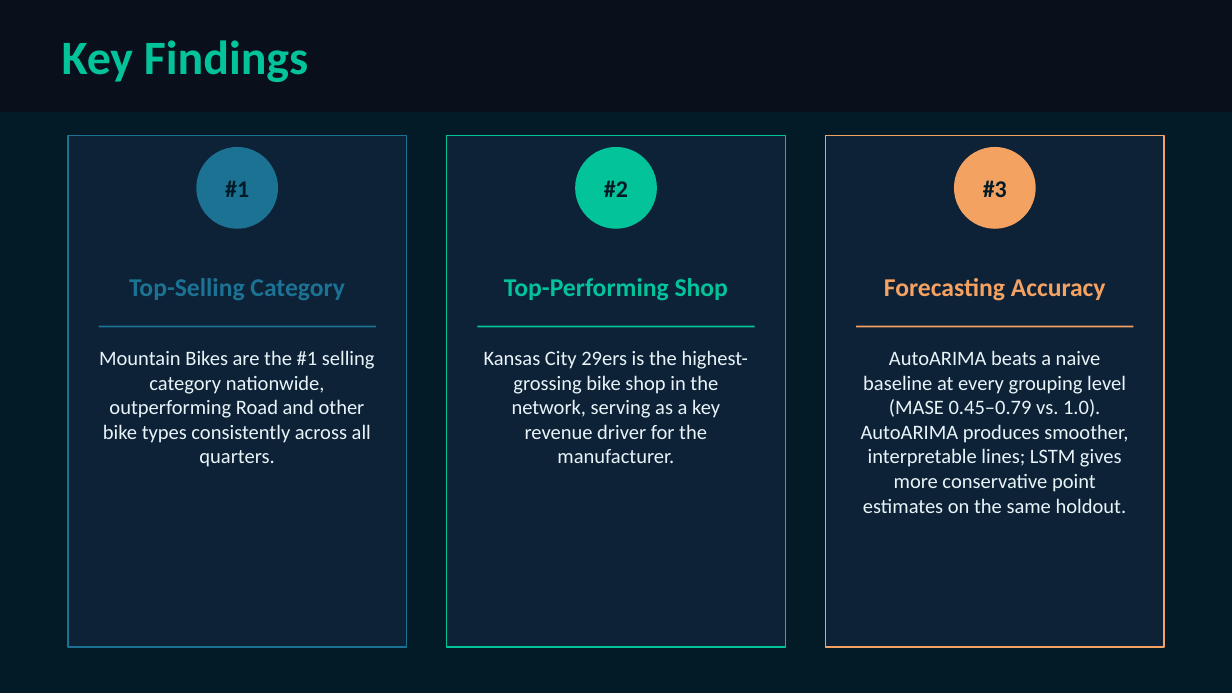
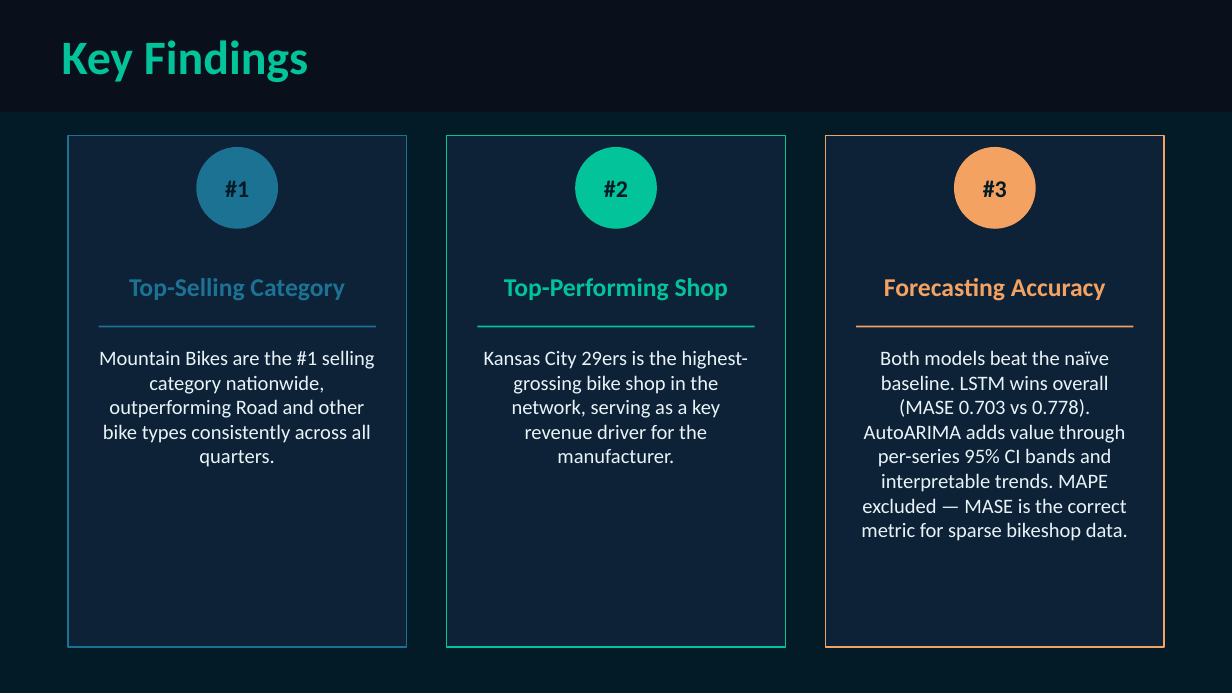
Before and after one commit to EllaN12/Bikes_forecast, a slide deck: slide 7 of Bikes_Sales_Forecast_Presentation.pptx. Drawn at 1232x693 pixels with LibreOffice and Linux fonts; fonts in the diff are those of the drawing. Boxes give left, top, right and bottom in pixels: in the first picture for what was removed or moved away, otherwise in the second. Text is boxed around its words. In the diff, an @@ line names an element or a change of style, - is before the commit and + after.

```diff
--- a/Bikes_Sales_Forecast_Presentation.pptx
+++ b/Bikes_Sales_Forecast_Presentation.pptx
@@ text at [861, 350, 1128, 541]: text changed @@
-AutoARIMA beats a naive baseline at every grouping level (MASE 0.45–0.79 vs. 1.0). AutoARIMA produces smoother, interpretable lines; LSTM gives more conservative point estimates on the same holdout.
+Both models beat the naïve baseline. LSTM wins overall (MASE 0.703 vs 0.778). AutoARIMA adds value through per-series 95% CI bands and interpretable trends. MAPE excluded — MASE is the correct metric for sparse bikeshop data.
```
Also in this commit, not shown: 7 other slides changed.
